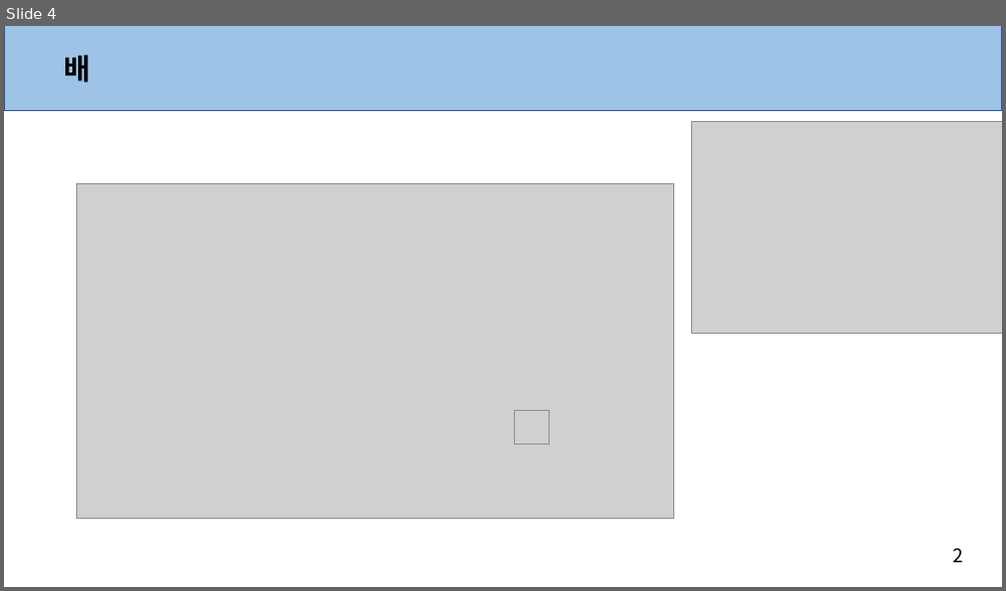
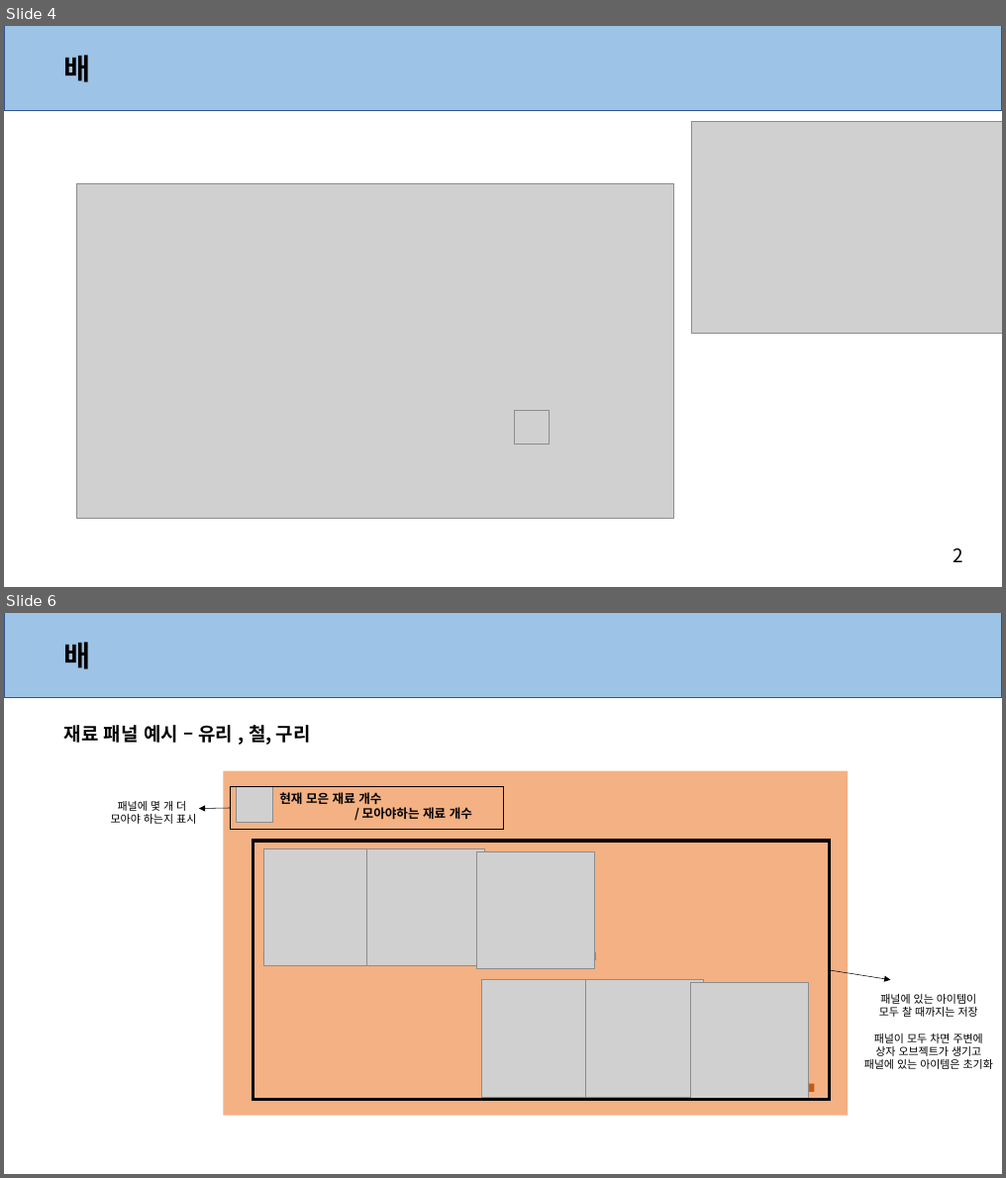
Before and after one commit to anglik0370/EscapeIsland, a slide deck: Document/맵/맵.pptx. Shown one above the other, each under a label of ours: slide 4 before the commit, slides 4 and 6 after it; the slides between them are not shown. The pictures are 1006x591 and 1006x1178 pixels, drawn with LibreOffice and Linux fonts; fonts in the diff are those of the drawing; grey boxes stand for pictures. Boxes give left, top, right and bottom in pixels: in the first picture for what was removed or moved away, otherwise in the second. Text is boxed around its words. In the diff, an @@ line names an element or a change of style, - is before the commit and + after.

Commit message:
배 내부 패널 예시 추가, 재료 모은 정도 누르면 아이템 몇 개 남았는지 표시 UI 추가

```diff
--- a/Document/맵/맵.pptx
+++ b/Document/맵/맵.pptx
@@ slide 6 added at (4, 613, 1002, 1174), background #FFFFFF; not listed: 1 template element that a slide beside it also shows @@
@@ rectangle added at (4, 613, 1002, 697), fill #9DC3E6, outline #325491 1 pt @@
@@ text added at (64, 642, 91, 669), 28 pt, text #000000, bold @@
+배
@@ text added at (64, 725, 311, 745), 18 pt, text #000000, bold @@
+재료 패널 예시 – 유리 , 철, 구리
@@ rectangle added at (224, 771, 847, 1116), fill #F4B183 @@
@@ rectangle added at (230, 786, 503, 830), outline #000000 1 pt @@
@@ picture added at (236, 786, 272, 823) @@
@@ text added at (111, 801, 196, 824), 10.5 pt, text #000000 @@
+패널에 몇 개 더
+모아야 하는지 표시
@@ arrow added from (230, 808) to (199, 808), #000000 0.5 pt @@
@@ text added at (279, 792, 472, 819), 12 pt, text #000000, bold @@
+현재 모은 재료 개수
+/ 모아야하는 재료 개수
@@ rectangle added at (252, 841, 829, 1100), outline #000000 3 pt @@
@@ picture added at (263, 850, 381, 967) @@
@@ picture added at (367, 850, 484, 967) @@
@@ picture added at (477, 852, 595, 969) @@
@@ rectangle added at (263, 953, 596, 960), fill #C55A11 @@
@@ picture added at (482, 980, 600, 1097) @@
@@ picture added at (586, 980, 703, 1097) @@
@@ picture added at (691, 983, 809, 1100) @@
@@ arrow added from (829, 970) to (890, 980), #000000 0.5 pt @@
@@ text added at (864, 994, 993, 1069), 10.5 pt, text #000000 @@
+패널에 있는 아이템이
+모두 찰 때까지는 저장
+패널이 모두 차면 주변에
+상자 오브젝트가 생기고
+패널에 있는 아이템은 초기화
@@ rectangle added at (482, 1084, 815, 1092), fill #C55A11 @@
```
Also in this commit, not shown: 1 slide changed, 1 other file.
